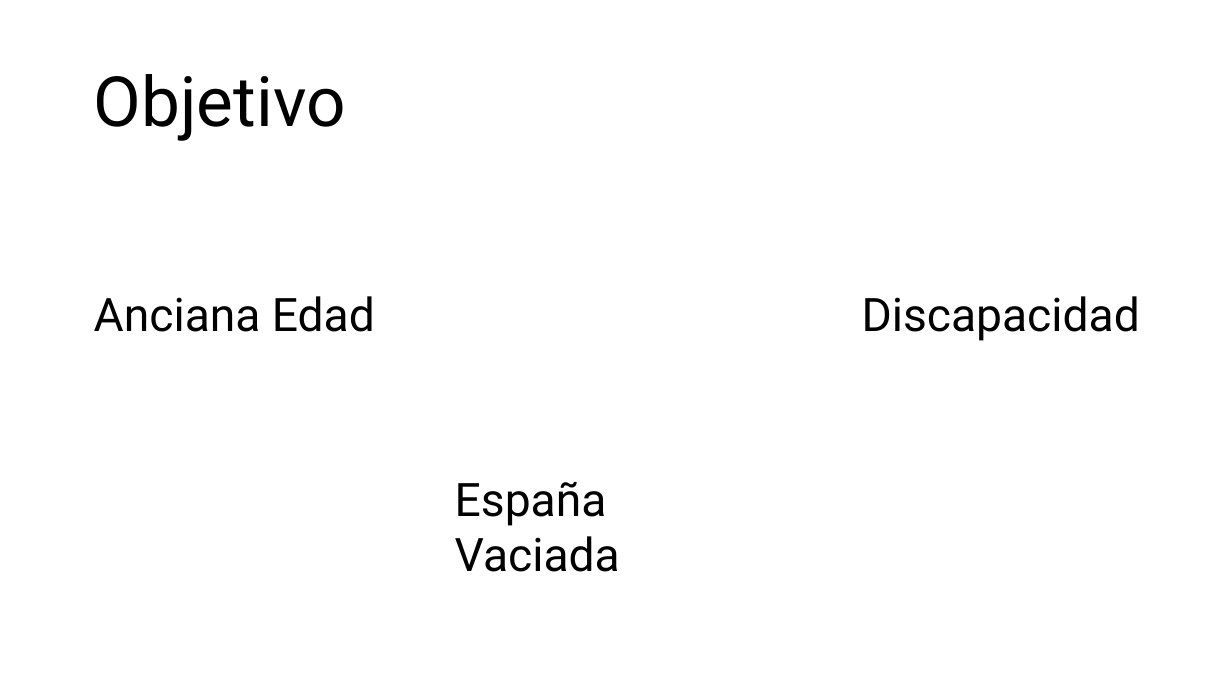
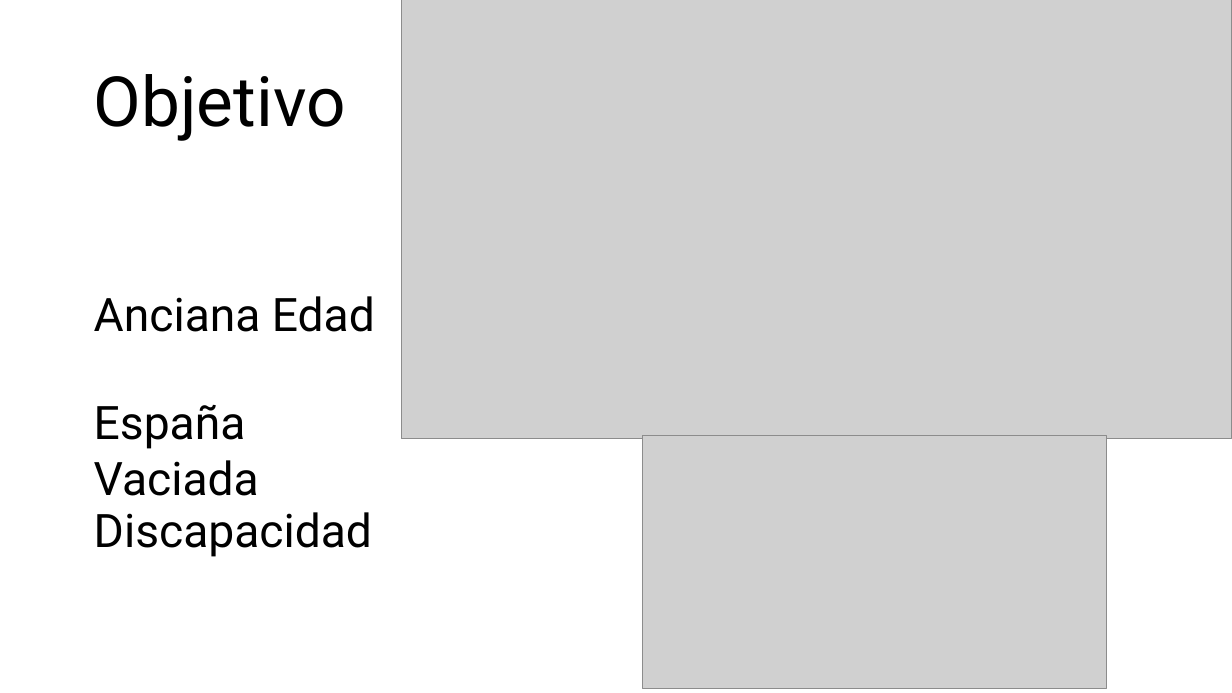
Before and after one commit to rodrigolzn/GoMad, a slide deck: slide 2 of Documentacion/Presentación.pptx. Drawn at 1232x693 pixels with LibreOffice and Linux fonts; fonts in the diff are those of the drawing; grey boxes stand for pictures. Boxes give left, top, right and bottom in pixels: in the first picture for what was removed or moved away, otherwise in the second. Text is boxed around its words. In the diff, an @@ line names an element or a change of style, - is before the commit and + after.

```diff
--- a/Documentacion/Presentación.pptx
+++ b/Documentacion/Presentación.pptx
@@ picture added at box(401, 0, 1232, 439) @@
@@ text "España Vaciada": place and size @@
-text "España Vaciada" at box(455, 482, 620, 572)
+text "España Vaciada" at box(94, 405, 259, 496)
@@ picture added at box(643, 435, 1107, 689) @@
@@ text "Discapacidad": place and size @@
-text "Discapacidad" at box(862, 296, 1140, 341)
+text "Discapacidad" at box(94, 512, 372, 557)
```
Also in this commit, not shown: 3 other slides changed.
